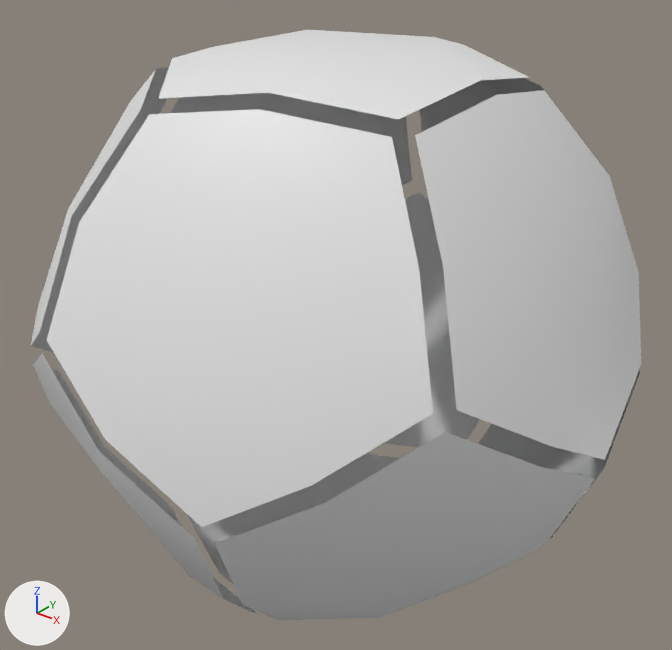
Two versions of the Blender file Assets/Level.blend, one commit apart.
One viewpoint serves both versions: a camera (50 mm lens) standing at (62.7, -78.5, 47.9) and looking at (0.1, -0.3, -0.6). The axes (+X, +Y, +Z) are drawn at lower left. The lights are the same throughout.

The scene before the commit, as lines of its bpy script (objects in view):
```python
me_glass = bpy.data.meshes.new('glass')
me_glass.from_pydata(...)  # 180 vertices, 72 faces; spans x -34.7..34.7, y -34.9..34.9, z -31.5..31.5
me_glass.polygons.foreach_set('use_smooth', [True] * 72)
me_glass_001 = bpy.data.meshes.new('glass.001')
me_glass_001.from_pydata(...)  # 650 vertices, 600 faces; spans x -34.7..34.7, y -34.9..34.9, z -30.2..30.2
me_glass_001.polygons.foreach_set('use_smooth', [True] * 600)
ob_icosphere = bpy.data.objects.new('Icosphere', me_glass_001)
ob_icosphere.location = (0.0, 0.0, 0.0)
ob_icosphere.hide_set(True)
ob_icosphere_003 = bpy.data.objects.new('Icosphere.003', me_glass)
ob_icosphere_003.location = (0.0, 0.0, 0.0)
```
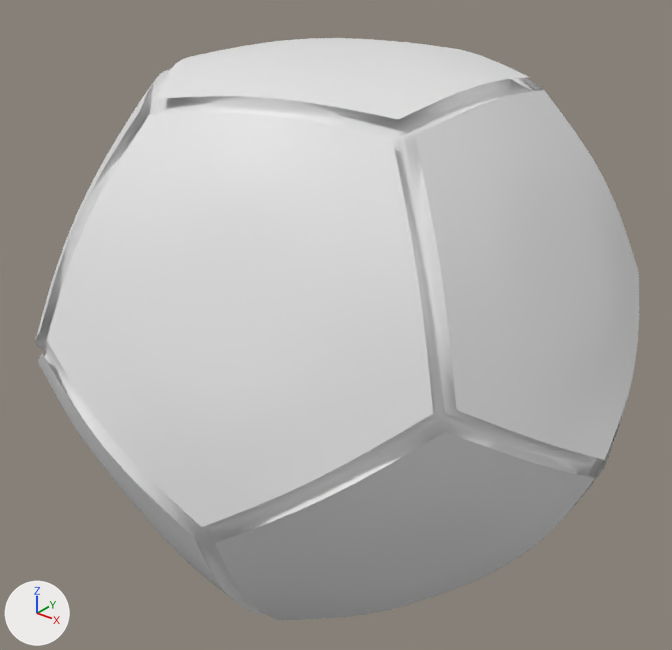
Where the change shows, as pixel boxes (x1, y1, x2, y2) in the pictures (672 x 650 px):
'Icosphere.003', modifiers changed
    before: (31, 30, 641, 620)
    after: (35, 38, 639, 620)
'Icosphere', shown
    after: (35, 57, 639, 620)

What changed in the scene script:
```text
Change ob_icosphere:
    remove ob_icosphere.hide_set(True)
    add _m = ob_icosphere.modifiers.new('Subdivision', 'SUBSURF')
    add _m.levels = 2
Change ob_icosphere_003:
    add _m = ob_icosphere_003.modifiers.new('Subdivision', 'SUBSURF')
    add _m.boundary_smooth = 'PRESERVE_CORNERS'
    add _m.levels = 3
    add _m.render_levels = 3
```
